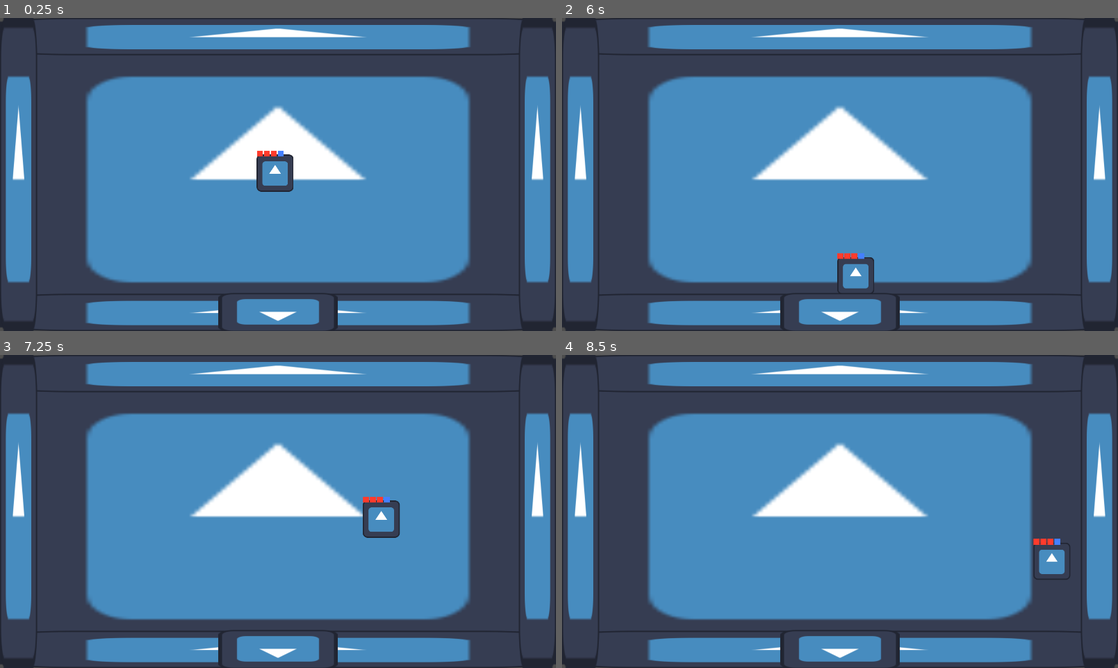
Above: before the commit, frames 1-4 (two rows, left to right).
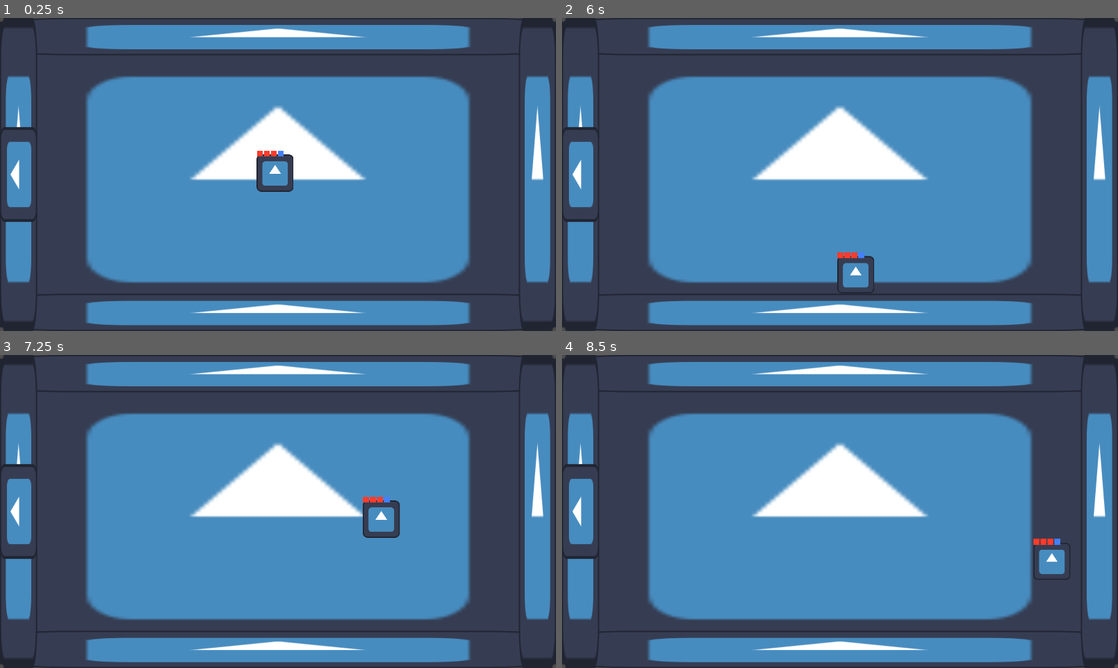
Above: after the commit, the same moments.

Repository: MamaDespik/GGJ-1
Game: Godot game, scene res://Levels/floor.tscn
Same seed, same stepped clock (60 frames per second), same inputs: the game is played once before the commit and once after it. The engine's default icon, where the game draws it, is replaced by a stand-in: a white triangle on a blue panel in a dark square.
Inputs (mouse positions are in pixels of both pictures, inside the frame that each line leads up to):
- Up to frame 1 (0.25 s): no input
- Up to frame 2 (6 s): tap Enter (ui_accept) at 0.5, 0.77, 1.52, 3.02, 3.77, 4.52 s; move the mouse to (962, 158) at 0.52 s; hold D (move_right) 0.53-1.28 s; hold Mouse wheel up (change_highlight_left) 0.53-1.28 s; move the mouse to (728, 190) at 1.27 s; hold S (move_down) 1.28-2.03 s; tap Mouse wheel down (change_highlight_right) at 1.35, 5.85 s; move the mouse to (895, 105) at 2.02 s; press the mouse at (895, 105) at 2.03 s; hold D (move_right) 2.03-2.78 s; move the mouse to (812, 237) at 2.77 s; release the mouse at (812, 237) at 2.78 s; hold W (move_up) 2.78-3.53 s; tap Mouse wheel up (change_highlight_left) at 2.85 s; move the mouse to (1006, 221) at 3.52 s; hold Mouse wheel down (change_highlight_right) 3.53-4.28 s; hold A (move_left) 3.53-5.03 s; move the mouse to (673, 127) at 4.27 s; click (673, 127) at 4.35 s; move the mouse to (867, 174) at 5.02 s; hold S (move_down) 5.03-5.78 s; hold Mouse wheel up (change_highlight_left) 5.03-5.78 s; move the mouse to (756, 96) at 5.77 s; hold D (move_right) from 5.78 s (still down)
- Up to frame 3 (7.25 s): tap Enter (ui_accept) at 6.02, 6.77 s; move the mouse to (400, 495) at 6.52 s; release D (move_right) at 6.53 s; press the mouse at (400, 495) at 6.53 s; hold W (move_up) from 6.53 s (still down)
- Up to frame 4 (8.5 s): move the mouse to (728, 527) at 7.27 s; release W (move_up) at 7.28 s; release the mouse at (728, 527) at 7.28 s; hold D (move_right) 7.28-8.03 s; tap Mouse wheel up (change_highlight_left) at 7.35 s; tap Enter (ui_accept) at 7.52 s; move the mouse to (895, 442) at 8.02 s; hold S (move_down) from 8.03 s (still down); hold Mouse wheel down (change_highlight_right) from 8.03 s (still down)

The runs differ from the first frame. In frame 1, 1.9% of the frame differs, in the area x 0-61%, y 34-100%; in frame 2, 2.0%; in frame 3, 1.9%; in frame 4, 1.9%.

Commit message:
Cleanup and Prep

Diff:
--- a/godovelopment-game-jam-1/Levels/floor.gd
+++ b/godovelopment-game-jam-1/Levels/floor.gd
@@ -5,30 +5,48 @@
 @export var branching_probability:float
 @export var room_scene:PackedScene
 
-var room_grid:RoomGrid = preload("res://Levels/room_grid.tscn").instantiate()
-var rooms:Array[Room]
+#var room_grid:RoomGrid = preload("res://Levels/room_grid.tscn").instantiate()
+var start_room:Room
+var boss_room:Room
 var moving_rooms:bool = false
 
+@onready var room_grid: RoomGrid = $RoomGrid
 @onready var active_rooms: Node2D = $ActiveRooms
 @onready var player: Player = $Player
 
 func _ready() -> void:
-	var current_room:Room = room_scene.instantiate()
-	room_grid.add_initial_room(current_room)
-	rooms.append(current_room)
-	current_room.player_exited.connect(_on_room_player_exited)
+	start_room = room_scene.instantiate()
+	room_grid.add_initial_room(start_room)
+	start_room.locked = false
+	start_room.player_exited.connect(_on_room_player_exited)
+	var current_room:Room = start_room
 	for i in critical_length:
-		var adjacent_rooms:Array[Room] = room_grid.get_adjacent(current_room)
-		var empty_adjacent_indexes:Array[int]
-		for j in adjacent_rooms.size():
-			if adjacent_rooms[j] == null: empty_adjacent_indexes.append(j)
-		var new_room:Room = room_scene.instantiate()
-		room_grid.add_room(new_room, empty_adjacent_indexes.pick_random(), current_room)
-		rooms.append(new_room)
-		new_room.player_exited.connect(_on_room_player_exited)
+		var new_room:Room = add_new_room(current_room)
+		give_enemies(new_room)
 		current_room = new_room
+
+	boss_room = add_new_room(current_room)
+	give_boss(boss_room)
+	boss_room.room_cleared.connect(_on_boss_room_cleared)
+
 	room_grid.update_exits()
-	active_rooms.add_child(rooms[0])
+	active_rooms.add_child(start_room)
+	return
+
+func add_new_room(current_room:Room) -> Room:
+	var empty_adjacent_indexes:Array[int] = room_grid.get_empty_neighbors(current_room)
+	var new_room:Room = room_scene.instantiate()
+	room_grid.add_room(new_room, empty_adjacent_indexes.pick_random(), current_room)
+	new_room.locked = false #true DEBUG
+	new_room.player_exited.connect(_on_room_player_exited)
+	return new_room
+
+func give_enemies(_room:Room):
+	#TODO
+	return
+
+func give_boss(_room:Room):
+	#TODO
 	return
 
 func _on_room_player_exited(room:Room, direction):
@@ -61,3 +79,7 @@
 	tween.tween_callback(room.end_move)
 	tween.tween_callback(new_room.end_move)
 	return
+
+func _on_boss_room_cleared():
+	#TODO
+	return
--- a/godovelopment-game-jam-1/Levels/floor.tscn
+++ b/godovelopment-game-jam-1/Levels/floor.tscn
@@ -1,14 +1,17 @@
-[gd_scene load_steps=4 format=3 uid="uid://bbl0ytkopqqcx"]
+[gd_scene load_steps=5 format=3 uid="uid://bbl0ytkopqqcx"]
 
 [ext_resource type="Script" uid="uid://cesluse00h6dw" path="res://Levels/floor.gd" id="1_xfebi"]
 [ext_resource type="PackedScene" uid="uid://c3fjcfs40yx3u" path="res://Levels/room.tscn" id="2_bumg0"]
 [ext_resource type="PackedScene" uid="uid://cnphch8ulvp8p" path="res://Player/player.tscn" id="3_f5hvf"]
+[ext_resource type="PackedScene" uid="uid://xjb8mnalb7fg" path="res://Levels/room_grid.tscn" id="3_r38vp"]
 
 [node name="Floor" type="Node2D"]
 script = ExtResource("1_xfebi")
 critical_length = 10
 room_scene = ExtResource("2_bumg0")
 
+[node name="RoomGrid" parent="." instance=ExtResource("3_r38vp")]
+
 [node name="ActiveRooms" type="Node2D" parent="."]
 
 [node name="Player" parent="." instance=ExtResource("3_f5hvf")]
--- a/godovelopment-game-jam-1/Levels/room.gd
+++ b/godovelopment-game-jam-1/Levels/room.gd
@@ -33,7 +33,7 @@
 	set_wall(exit_east, east_wall, east_wall_door, east_door)
 	set_wall(exit_west, west_wall, west_wall_door, west_door)
 	set_doors()
-	set_enemies()
+	init_enemies()
 	return
 
 func set_doors():
@@ -55,7 +55,7 @@
 		door.lock()
 	return
 
-func set_enemies():
+func init_enemies():
 	for enemy:Enemy in enemies:
 		enemy.died.connect(_on_enemy_died)
 
--- a/godovelopment-game-jam-1/Levels/room.tscn
+++ b/godovelopment-game-jam-1/Levels/room.tscn
@@ -30,7 +30,6 @@
 
 [node name="Room" type="Node2D"]
 script = ExtResource("1_cqbng")
-locked = false
 
 [node name="Floor" type="Sprite2D" parent="."]
 position = Vector2(960, 540.5)
@@ -51,7 +50,6 @@
 unique_name_in_owner = true
 scale = Vector2(0.113039, 2.68)
 direction = 0
-locked = true
 
 [node name="StaticBody2D" type="StaticBody2D" parent="NorthWallDoor"]
 visible = false
@@ -81,7 +79,6 @@
 rotation = 3.14159
 scale = Vector2(0.113039, 2.68)
 direction = 1
-locked = true
 
 [node name="StaticBody2D" type="StaticBody2D" parent="SouthWallDoor"]
 visible = false
--- a/godovelopment-game-jam-1/Levels/room_grid.gd
+++ b/godovelopment-game-jam-1/Levels/room_grid.gd
@@ -8,7 +8,7 @@
 	rooms[location] = room
 	return
 
-#add the given room in the direction of the existing room
+#add the given room in the direction from the existing room
 func add_room(new_room:Room, direction:int, existing_room:Room):
 	var location:Vector2i = rooms.find_key(existing_room)
 	match direction:
@@ -26,6 +26,15 @@
 func get_adjacent(room:Room) -> Array[Room]:
 	var location:Vector2i = rooms.find_key(room)
 	return _get_adjacent_coords(location.x, location.y)
+
+func get_empty_neighbors(room:Room) -> Array[int]:
+	var empty_neighbors:Array[int]
+
+	var adjacent_rooms:Array[Room] = get_adjacent(room)
+	for i in adjacent_rooms.size():
+		if adjacent_rooms[i] == null:
+			empty_neighbors.append(i)
+	return empty_neighbors
 
 func _get_adjacent_coords(x:int, y:int) -> Array[Room]:
 	var north_room:Room = _get_room(x,y-1)
Not shown, changed: TODO.txt
